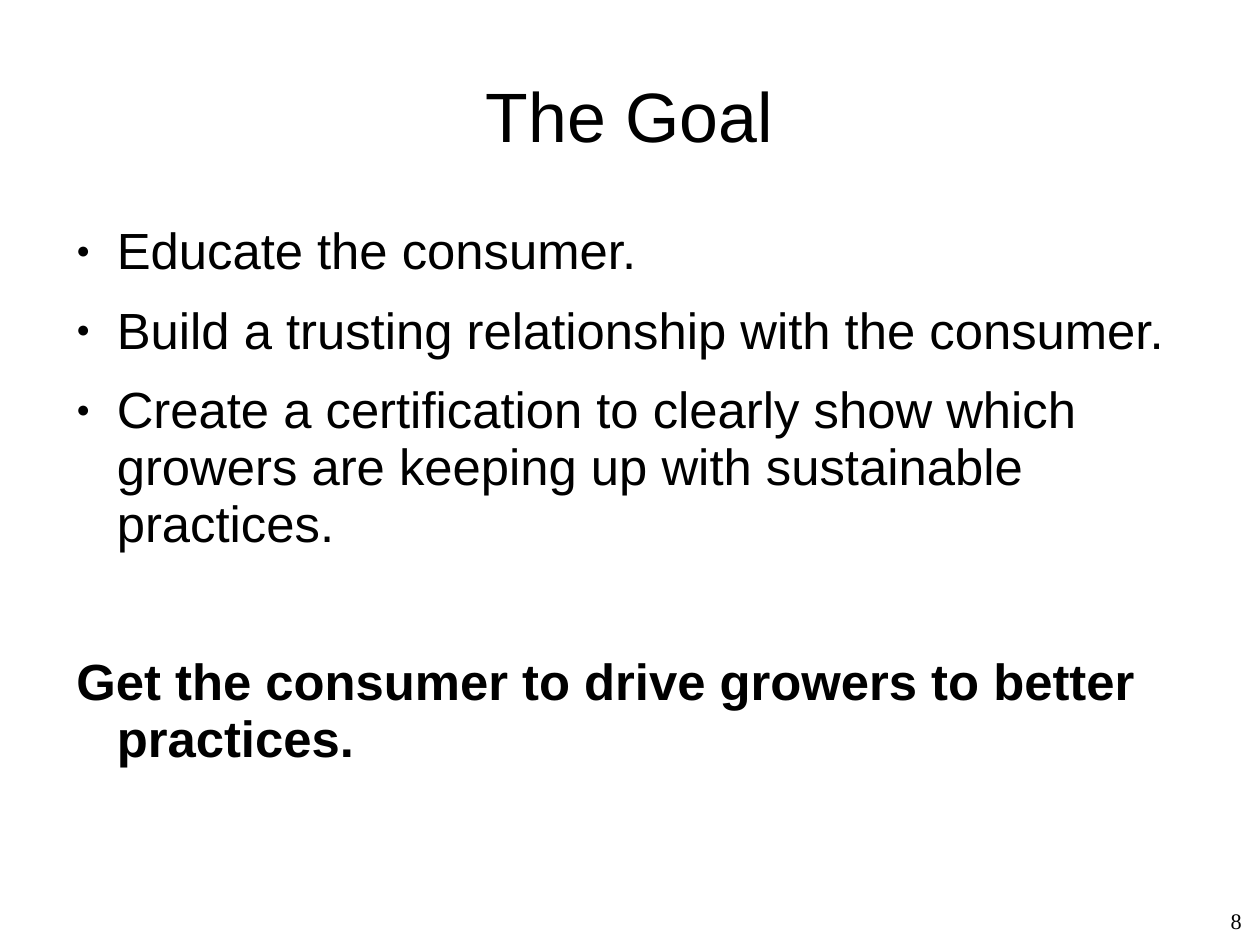
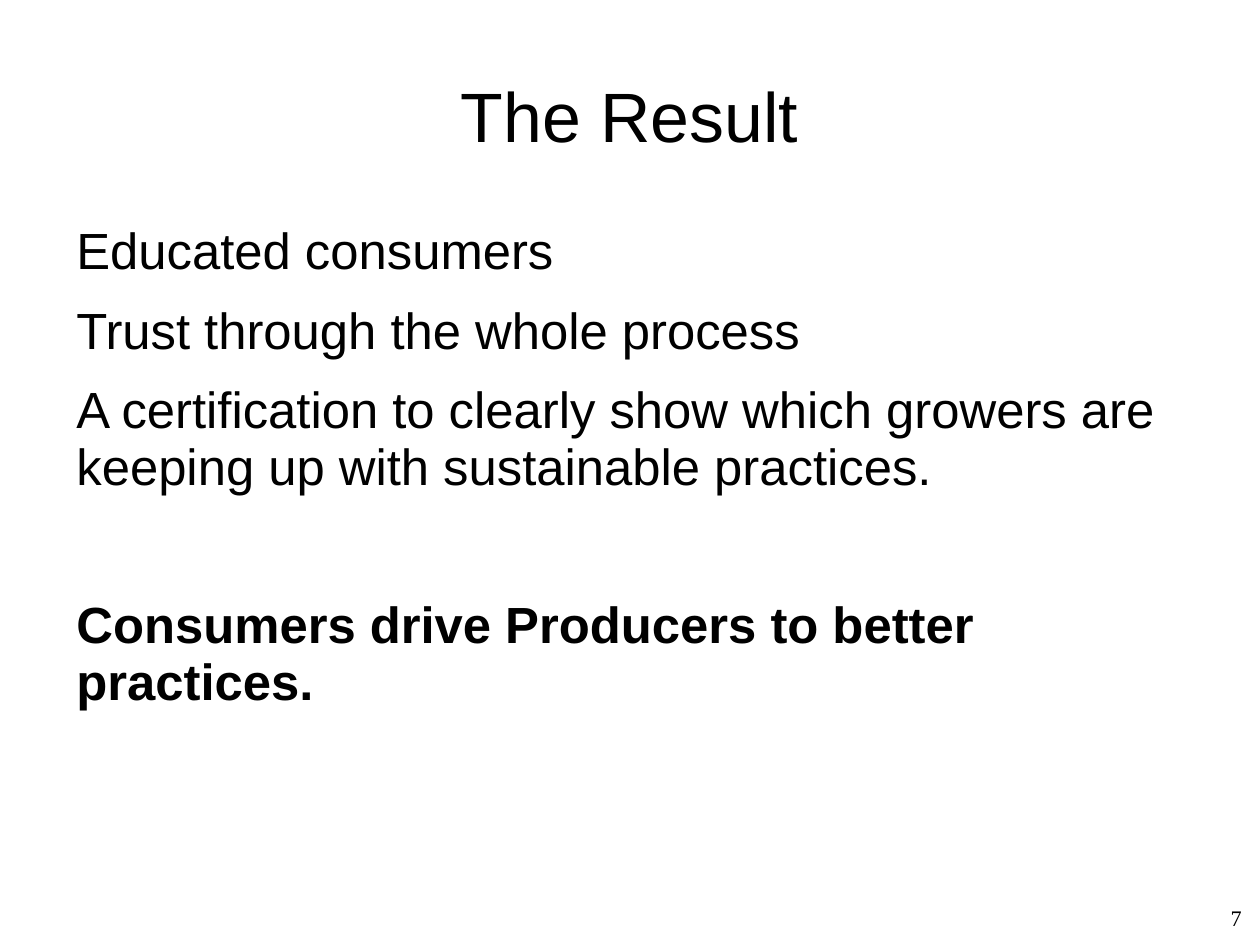
Before and after one commit to Whiteat/Hackathon2019, a slide deck: slide 7 of Presentation.ppt (slide 8 before the commit). Drawn at 1260x945 pixels with LibreOffice and Linux fonts; fonts in the diff are those of the drawing; background and template pictures are left out. Boxes give left, top, right and bottom in pixels: in the first picture for what was removed or moved away, otherwise in the second. Text is boxed around its words. In the diff, an @@ line names an element or a change of style, - is before the commit and + after.

```diff
--- a/Presentation.ppt
+++ b/Presentation.ppt
@@ title at (461,91,798,143): text changed @@
-The Goal
+The Result
@@ text at (76,232,1154,711): text changed @@
-● Educate the consumer.
-● Build a trusting relationship with the consumer.
-● Create a certification to clearly show which growers are keeping up with sustainable practices.
-Get the consumer to drive growers to better practices.
+Educated consumers
+Trust through the whole process
+A certification to clearly show which growers are keeping up with sustainable practices.
+Consumers drive Producers to better practices.
@@ page number at (1231,911,1242,926): text changed @@
-8
+7
```
Also in this commit, not shown: 4 other slides changed, 3 slides added, 3 slides removed.
